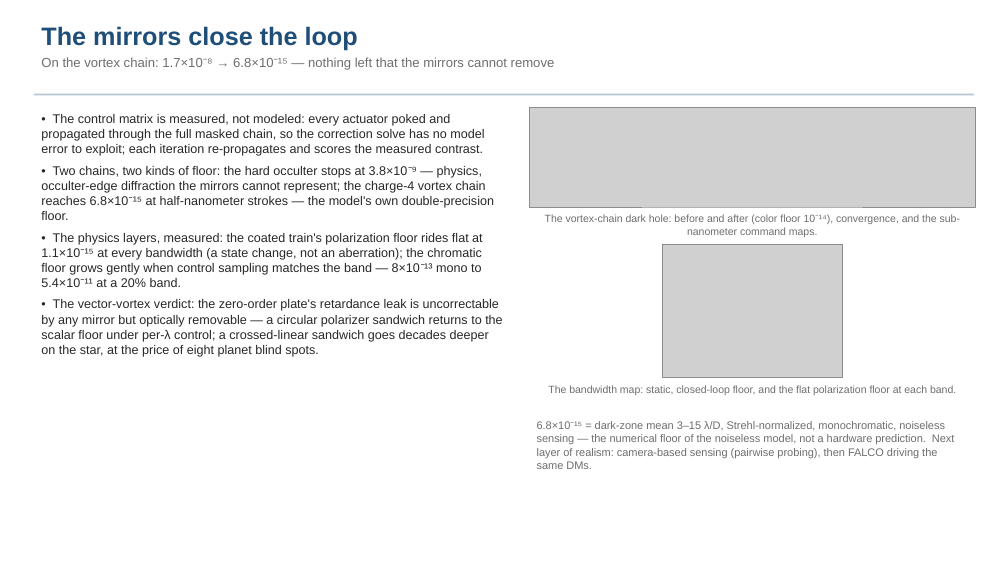
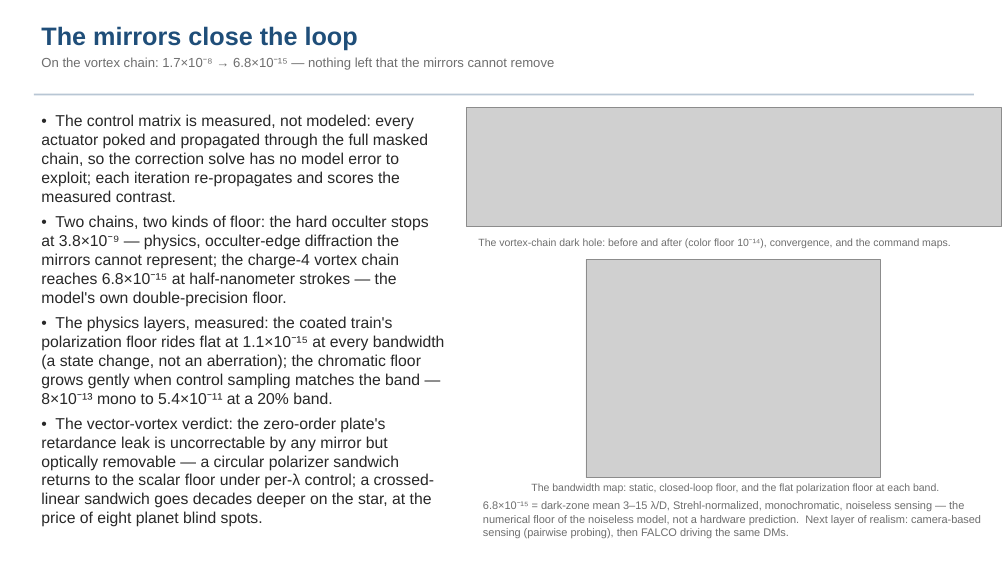
Before and after one commit to nasa-jpl/macos, a slide deck: slide 19 of demo_session/baseline_pass3.pptx. Drawn at 1008x567 pixels with LibreOffice and Linux fonts; fonts in the diff are those of the drawing; grey boxes stand for pictures. Boxes give left, top, right and bottom in pixels: in the first picture for what was removed or moved away, otherwise in the second. Text is boxed around its words. In the diff, an @@ line names an element or a change of style, - is before the commit and + after.

```diff
--- a/demo_session/baseline_pass3.pptx
+++ b/demo_session/baseline_pass3.pptx
@@ text "• The control matrix is ..." at (41, 114, 445, 527): size 12 to 15 pt @@
@@ picture: place and size @@
-picture at (529, 107, 975, 207)
+picture at (467, 107, 1001, 227)
@@ text at (478, 238, 951, 248): text changed @@
-The vortex-chain dark hole: before and after (color floor 10⁻¹⁴), convergence, and the sub-nanometer command maps.
+The vortex-chain dark hole: before and after (color floor 10⁻¹⁴), convergence, and the command maps.
@@ picture: place and size @@
-picture at (662, 244, 842, 378)
+picture at (586, 259, 880, 478)
@@ text "The bandwidth map: static, closed-loop ...": place and size @@
-text "The bandwidth map: static, closed-loop ..." at (548, 385, 956, 395)
+text "The bandwidth map: static, closed-loop ..." at (531, 483, 939, 493)
@@ text "6.8×10⁻¹⁵ = dark-zone mean 3–15 ..." rewrapped from (537, 421, 955, 469) to (483, 501, 981, 538) @@
```
Also in this commit, not shown: 5 other slides changed, 5 other files.
